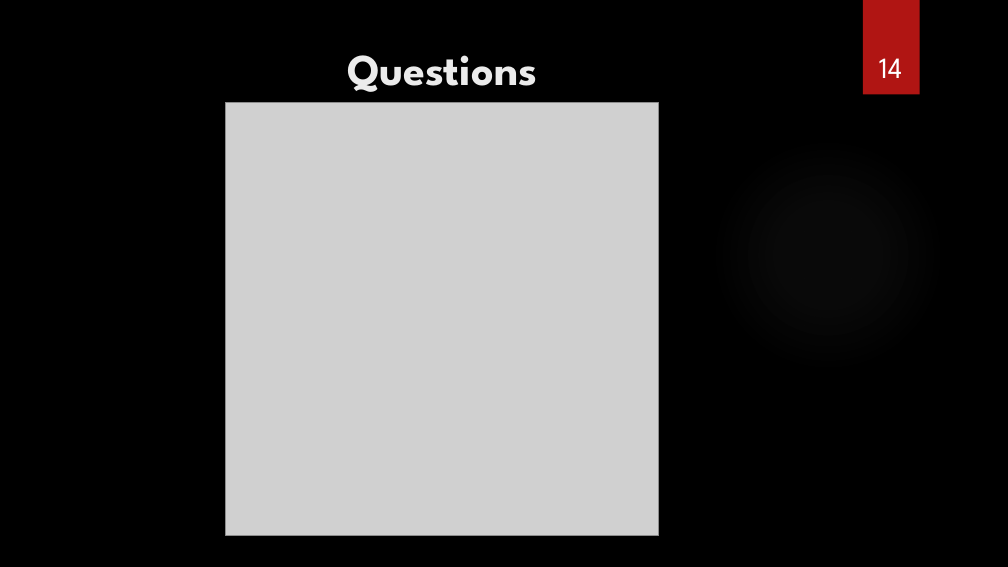
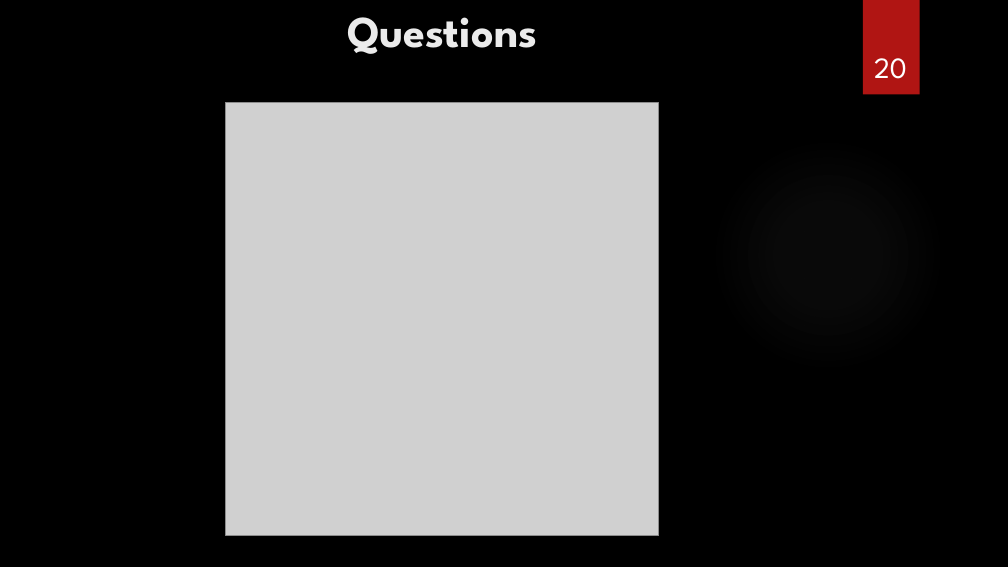
Before and after one commit to CNAM-MPIR/210_Project, a slide deck: slide 20 of Project/MPI_NPE_Presentation NFE210.pptx (slide 14 before the commit). Drawn at 1008x567 pixels with LibreOffice and Linux fonts; fonts in the diff are those of the drawing; grey boxes stand for pictures; background and template pictures are left out. Boxes give left, top, right and bottom in pixels: in the first picture for what was removed or moved away, otherwise in the second. Text is boxed around its words. In the diff, an @@ line names an element or a change of style, - is before the commit and + after.

```diff
--- a/Project/MPI_NPE_Presentation NFE210.pptx
+++ b/Project/MPI_NPE_Presentation NFE210.pptx
@@ title "Questions": place and size @@
-title "Questions" at bbox=[347, 55, 537, 92]
+title "Questions" at bbox=[347, 17, 537, 54]
@@ page number at bbox=[874, 58, 907, 79]: text changed @@
-14
+20
```
Also in this commit, not shown: 6 other slides changed, 10 slides added, 4 slides removed, 2 other files.
